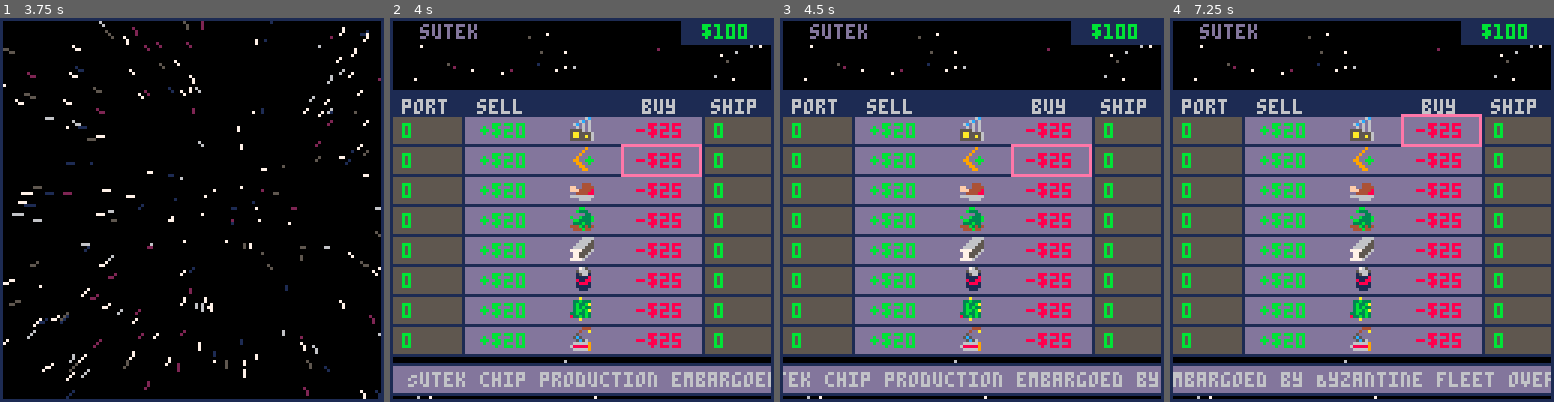
Above: before the commit, frames 1-4 (left to right).
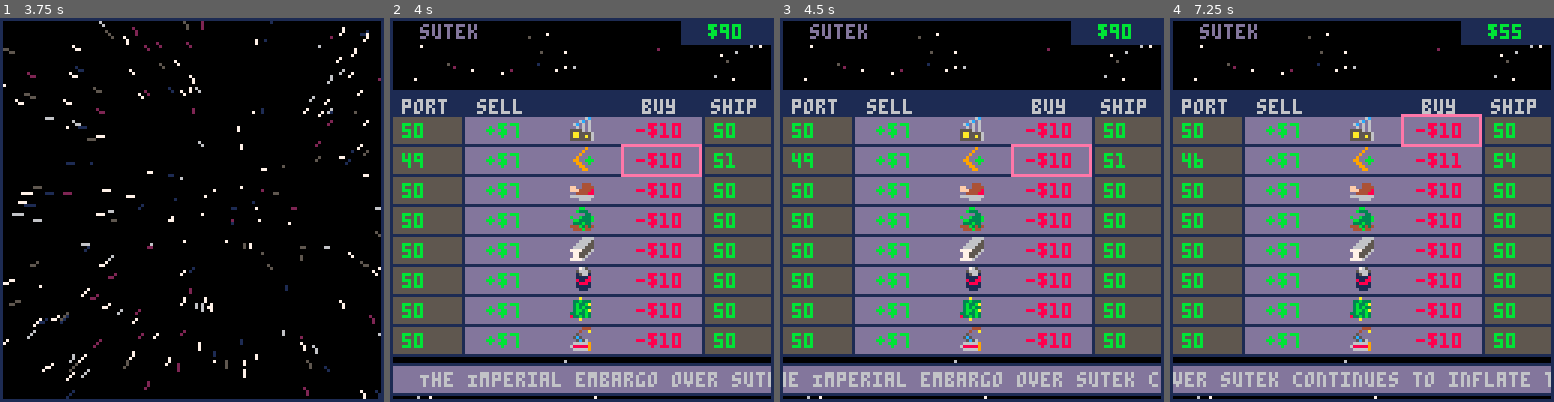
Above: after the commit, the same moments.

Repository: Sewerbird/Picotrader
Game: PICO-8 cartridge picotrade.p8
Two runs of this game, one before a commit and one after it. Both use one fixed random seed, a clock stepped at 60 frames per second and the inputs below.
Inputs:
- Up to frame 1 (3.75 s): tap X (X key) at 0.33, 1.07, 1.85, 2.97 s; tap O (Z key) at 0.7, 1.7, 2.1, 2.5, 2.9, 3.3, 3.7 s; hold Right 1.6-2.1 s; hold Up 2.15-2.42 s; hold Right 2.47-3.03 s; hold Left 3.08-3.58 s; hold Down from 3.63 s (still down)
- Up to frame 2 (4 s): release Down at 3.97 s
- Up to frame 3 (4.5 s): hold Right from 4.02 s (still down); tap X (X key) at 4.08 s; tap O (Z key) at 4.1 s
- Up to frame 4 (7.25 s): tap O (Z key) every 0.4 s from 4.5 to 6.9 s; release Right at 4.68 s; hold Up 4.73-5.03 s; hold Left 5.08-5.68 s; tap X (X key) at 5.2, 6.32 s; hold Down 5.73-6.03 s; hold Right 6.08-6.58 s; hold Right 6.63-7.13 s; hold Up from 7.18 s (still down)

Frame 1 is identical in both runs. In frame 2, 5.1% of the frame differs, in the area x 3-98%, y 1-97%; in frame 3, 5.1%; in frame 4, 5.5%, in the area x 0-100%, y 1-97%.

Commit message:
Generate events for planets (1x move). Rough out stubs for ship and bar interface

Diff:
--- a/gamestate.lua
+++ b/gamestate.lua
@@ -1,12 +1,14 @@
 -- # GAME STATE & MUTATIONS
 
-function init_business(inventory, base_production, base_consumption)
+function init_business(tax_rate, inventory, base_production, base_consumption)
   trade_good_keys = {"sundries", "boomerangs", "meat", "salad", "steel", "cola", "chips", "doodads"}
-  local result = {}
+  local result = {
+    tax_rate = tax_rate
+  }
   for good in all(trade_good_keys) do
     result[good] = {
-      base_price = 100, max_price_multiplier= 4, base_production= base_production, base_consumption= base_consumption,
-      net_production = base_production - base_consumption, buy_price = 0, avg_price = 0, sell_price= 0, inventory= inventory
+      base_price = 5, desired_stock= 64, base_production= base_production, base_consumption= base_consumption,
+      net_production = base_production - base_consumption, buy_price = 0, avg_price = 0, sell_price= 0, inventory= inventory,
     }
   end
   return result
@@ -19,15 +21,17 @@
     destination_planet_scene = "durruti",
     active_interface = "root_interface",
     player = {
+      storage_remaining = 100,
       wallet_balance = 100,
-      storage_remaining = 100,
-      business = init_business(0,0,0),
+      business = init_business(0,50,0,0),
+      events = {},
+      picture = {}
     },
     durruti = {
       ticker = 0,
       wallet_balance = 1000,
-      tax_rate = 15,
-      business = init_business(80,0,0),
+      business = init_business(15, 50,0,0),
+      events = {},
       picture = {
         label = "durruti",
         suns = {{x= 80, y= 14, r= 3, c= 10, c1= 7, c2= 15}},
@@ -38,19 +42,16 @@
         sprites = times(function()
           local t = rnd()
           local u = rnd() + rnd()
-          local r = u
-          if r > 1 then
-            r = 2 - u
-          end
-          return {spr= 0, x= flr((80-2)*r*cos(t)+(127)), y= flr((80-2)*r*sin(t)+(90)), c= 0, r= 1}
+          if u > 1 then u = 2 - u end
+          return {spr= 0, x= flr((80-2)*u*cos(t)+(127)), y= flr((80-2)*u*sin(t)+(90)), c= 0, r= 1}
         end, 200)
       }
     },
     aragon = {
       ticker = 0,
       wallet_balance = 1000,
-      tax_rate = 10,
-      business = init_business(0,0,0),
+      business = init_business(10,50,0,0),
+      events = {},
       picture = {
         label = "aragon",
         suns = {{x= 30, y= 30, r= 3, c= 10, c1= 8, c2= 9}},
@@ -59,8 +60,8 @@
     sutek = {
       ticker = 0,
       wallet_balance = 1000,
-      tax_rate = 25,
-      business = init_business(0,0,0),
+      business = init_business(25,50,0,0),
+      events = {},
       picture = {
         label = "sutek",
         suns = {{x= 20, y= 76, r= 3, c= 7, c1= 8, c2= 12}},
@@ -69,8 +70,8 @@
     ["vera cruz"] = {
       ticker = 0,
       wallet_balance = 1000,
-      tax_rate = 10,
-      business = init_business(0,0,0),
+      business = init_business(10,50,0,0),
+      events = {},
       picture = {
         label = "vera cruz",
       }
@@ -78,8 +79,8 @@
     byzantium = {
       ticker = 0,
       wallet_balance = 1000,
-      tax_rate = 20,
-      business = init_business(0,0,0),
+      business = init_business(20,50,0,0),
+      events = {},
       picture = {
         label = "byzantium",
         suns = {{x= 64, y= 64, r= 6, c= 7, c1= 7, c2= 7}},
@@ -104,12 +105,11 @@
         end, 200, {col= {7,7,6,5,1,2}})
       }
     },
-    events = {
-    },
     trade_interface = purchase_interface("durruti"),
     root_interface = root_interface("durruti"),
     map_interface = map_interface("durruti"),
     info_interface = info_interface("durruti"),
+    ship_interface = ship_interface("durruti"),
     news_ticker = {
       scroll_x = -127,
       news = "Welcome aboard, trader: the world is at your fingertips"
@@ -171,22 +171,79 @@
 
 function advance_simulation()
   game_state.day_of_simulation += 1
+  generate_events()
   for planet in all(planet_keys) do
+    apply_events(planet)
     generate_news(planet)
     produce_and_consume_goods(planet)
     reevaluate_prices(planet)
   end
 end
 
+function generate_events()
+  --TODO move this out to a global?
+  local possible_events = {
+    {
+      change= function(planet,good) planet.business[good].inventory = 127 end,
+      text= function(planet,good) return "A surplus of "..good.." on "..planet.." causes exports to rise: investors worry about a glut lowering prices" end},
+    {
+      change= function(planet,good) planet.business[good].inventory = 0 end,
+      text= function(planet,good) return "A shortage of "..good.." causes sticker shock on "..planet.." and anger for consumers" end},
+    {
+      change= function(planet,good) planet.business.tax_rate += 25 end,
+      unchange= function(planet,good) planet.business.tax_rate -= 25 end,
+      text= function(planet,good) return "The Imperial embargo over "..planet.." continues to inflate the tax rate there for all goods" end},
+    {
+      change= function(planet,good) planet.business[good].base_production += 5 end,
+      unchange= function(planet,good) planet.business[good].base_production -= 5 end,
+      text= function(planet,good) return "Economic forecasts for "..good.." on "..planet.." signal increased production" end},
+    {
+      change= function(planet,good) planet.business[good].base_production -= 5 end,
+      unchange= function(planet,good) planet.business[good].base_production += 5 end,
+      text= function(planet,good) return "Layoffs at facilities producing "..good.." on "..planet.." presage decreased production" end},
+  }
+  local new_event = possible_events[rndi(#possible_events)+1]
+  local new_planet = planet_keys[rndi(#planet_keys)+1]
+  local new_good = trade_good_keys[rndi(#trade_good_keys)+1]
+  local new_duration = rndi(8)
+  add(game_state[new_planet].events, {
+    applied = false,
+    change= new_event.change,
+    duration= new_duration,
+    planet = new_planet,
+    good = new_good,
+    text= new_event.text(new_planet, new_good)
+  })
+end
+
+function apply_events(planet)
+  for event in all(game_state[planet].events) do
+    if not event.applied then
+      event.change(game_state[planet], event.good)
+      event.applied = true
+    end
+    event.duration -= 1
+    if event.duration <= 0 then
+      if event.change_tax then
+        game_state[planet].business.tax_rate -= event.change_tax
+      end
+      if event.unchange then
+        event.unchange(game_state[planet])
+      end
+      del(game_state[planet].events,event)
+    end
+  end
+end
+
 function generate_news(planet)
-  --TODO generate events dynamically here to impact the planets, and then report on them here
-  game_state.news_ticker.news = "Sutek chip production embargoed by Byzantine fleet over conflicts with House Hazat. Vera Cruz hostilities continue to affect cola supplies. Aragon undergoing a fad diet, increasing demand for meat and salads."
-  event = {
-    target= "durruti",
-    effect= { inventory= {sundries= 10}},
-    text= "Durruti experiencing a glut of sundries.",
-    duration= 3
-  }
+  --TODO Make this range-specific or something, since this reports all news in the galaxy
+  local news = ""
+  for planet in all(planet_keys) do
+    for event in all(game_state[planet].events) do
+      news = news.." "..event.text
+    end
+  end
+  game_state.news_ticker.news = news
 end
 
 function produce_and_consume_goods(planet)
@@ -196,6 +253,7 @@
   if game_state[planet].wallet_balance < 1000 then game_state[planet].wallet_balance += 1000 end
   for good in all(trade_good_keys) do
     local net_production = game_state[planet].business[good].base_production - game_state[planet].business[good].base_consumption
+    game_state[planet].business[good].net_production = net_production
     for event in all(events) do
       if event.target == planet then
         net_production += event.production[good] and event.production[good] or 0
@@ -215,10 +273,10 @@
 
 function reevaluate_price(planet, trade_good)
   local in_stock = game_state[planet].business[trade_good].inventory
-  local tax_rate = game_state[planet].tax_rate --margin the planet wants sales to you
-  local desired_stock = 64 --quantity desired TODO make this planet specific
-  local base_price = 5 --price when satisifed TODO make this good-specific (planet specific too?)
-  local f0 = 4 --base_price multiplier when none in stock.
+  local tax_rate = game_state[planet].business.tax_rate --margin the planet wants sales to you
+  local desired_stock = game_state[planet].business[trade_good].desired_stock --quantity desired
+  local base_price = game_state[planet].business[trade_good].base_price --price when satisifed
+  local f0 = 4 --base_price multiplier when none in stock. TODO Make this planet specific.... need a 'ln' function.
   --printh("Calculating bpm of "..trade_good.." on '"..planet.."' = "..base_price.."*e^(("..in_stock.."/"..desired_stock..")*ln(1/"..f0.."))")
   local neg_ln_4 = -1.3862943611 --ln(1/f0), but Pico doesn't have ln
   local base_price_multiplier = f0*2.71828^((in_stock/desired_stock)*neg_ln_4)
--- a/gfx.lua
+++ b/gfx.lua
@@ -194,12 +194,12 @@
       l_x = 0,
       t_y = 105, --top of interface
       h = 10,
-      tab_w = 30,
+      tab_w = 22,
       w = 80 --width of center column
     },
     draw = function(interface)
       local t = interface.settings
-      local tab_keys = {"trade","map","info"}
+      local tab_keys = {"trade","map","info","ship","bar"}
       local i = 0
       for tab_key in all(tab_keys) do
         local w= t.tab_w
@@ -237,9 +237,23 @@
     },
     info = {
       x= (t.tab_w+1)*2+ t.l_x, y= t.t_y, w=t.tab_w, h = t.h,
-      up= nil, down= nil, left= 'map', right= nil,
+      up= nil, down= nil, left= 'map', right= 'ship',
       execute= function()
         game_state.active_interface = 'info_interface'
+      end
+    },
+    ship = {
+      x= (t.tab_w+1)*3+ t.l_x, y= t.t_y, w=t.tab_w, h = t.h,
+      up= nil, down= nil, left= 'info', right= 'bar',
+      execute= function()
+        game_state.active_interface = 'ship_interface'
+      end
+    },
+    bar = {
+      x= (t.tab_w+1)*4+ t.l_x, y= t.t_y, w=t.tab_w, h = t.h,
+      up= nil, down= nil, left= 'ship', right= nil,
+      execute= function()
+        game_state.active_interface = 'ship_interface'
       end
     },
   }
@@ -328,7 +342,7 @@
       rectfill(l_x+w+2,t_y+2*h_h,127,t_y+3*h_h, 1)
       print_centered_text_in_rect("tax rate",l_x+w+2,t_y+2*h_h,127,t_y+3*h_h, 7)
       rectfill(l_x+w+2,t_y+3*h_h,127,t_y+4*h_h, 0)
-      print_centered_text_in_rect(""..game_state[interface.current_location].tax_rate.."%",l_x+w+2,t_y+3*h_h,127,t_y+4*h_h,7)
+      print_centered_text_in_rect(""..game_state[interface.current_location].business.tax_rate.."%",l_x+w+2,t_y+3*h_h,127,t_y+4*h_h,7)
       rect(l_x+w+2,t_y,127,t_y+4*h_h, 1)
       -- ## Coffers
       rectfill(l_x+w+2,t_y+4*h_h,127,t_y+5*h_h, 1)
@@ -347,6 +361,46 @@
   local splats = {
     [location] = {}
   }
+  result.splats = splats
+  return result
+end
+
+function ship_interface(trader)
+  local result = {
+    active = false,
+    entry_splat = trader,
+    current_splat = trader,
+    current_location = trader,
+    settings = {
+      l_x = 64 - 80/2, --left side of center column
+      t_y = 32, --top of interface
+      w = 80 --width of center column
+    },
+    draw = function(interface)
+      local t = interface.settings
+    end
+  }
+  local splats = {}
+  result.splats = splats
+  return result
+end
+
+function bar_interface(trader)
+  local result = {
+    active = false,
+    entry_splat = trader,
+    current_splat = trader,
+    current_location = trader,
+    settings = {
+      l_x = 64 - 80/2, --left side of center column
+      t_y = 32, --top of interface
+      w = 80 --width of center column
+    },
+    draw = function(interface)
+      local t = interface.settings
+    end
+  }
+  local splats = {}
   result.splats = splats
   return result
 end
